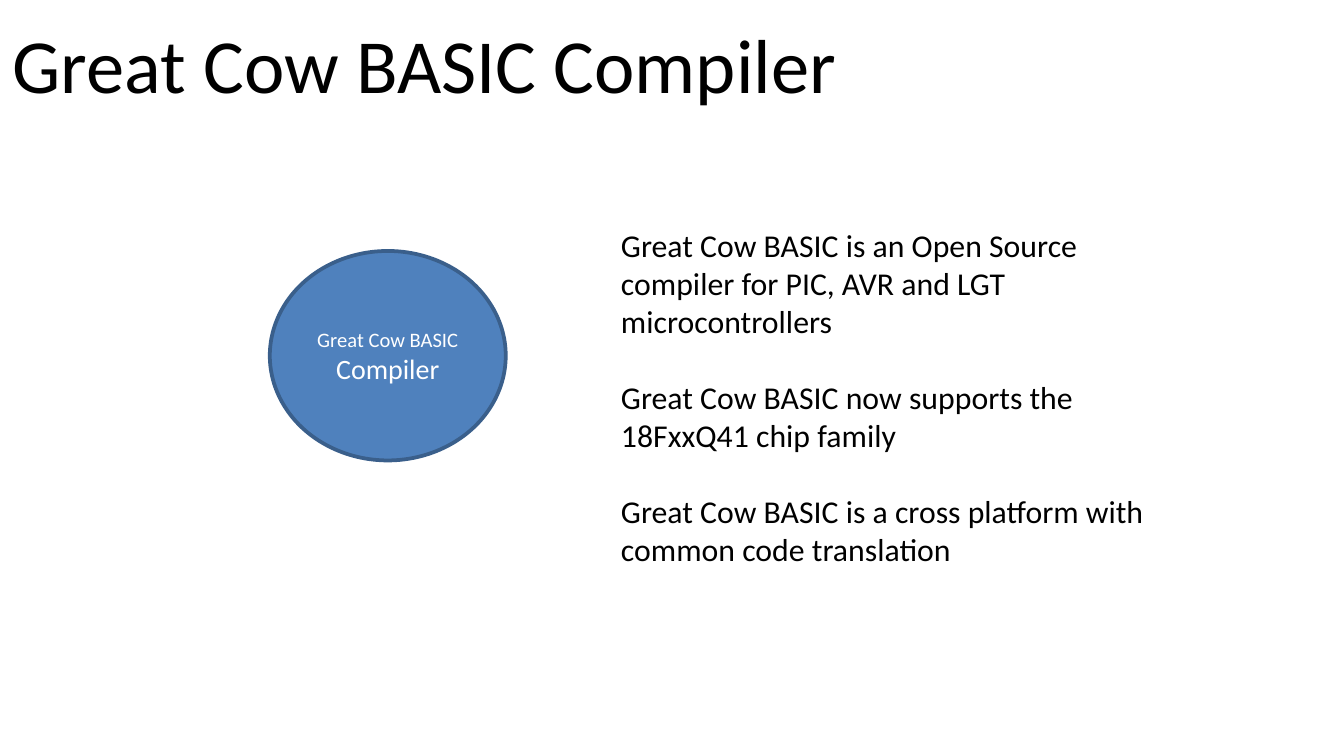
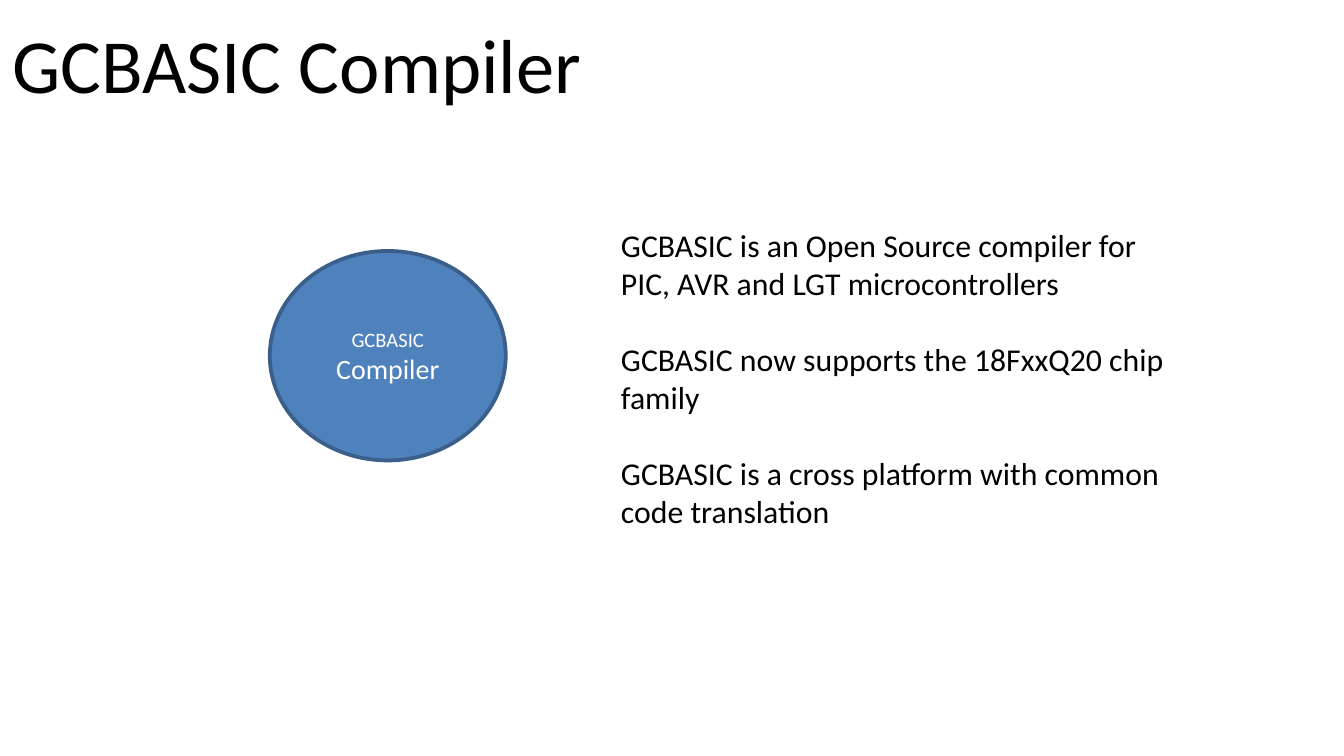
Before and after one commit to GreatCowBASIC/Demonstration_Sources, a slide deck: slide 5 of Vendor_Boards/Great_Cow_Basic_Demo_Board/18Fx6q20_ChipRange_Demonstrations/tutorials/GCbASIC_Part20_Summary.pptx (slide 4 before the commit). Drawn at 1344x756 pixels with LibreOffice and Linux fonts; fonts in the diff are those of the drawing. Boxes give left, top, right and bottom in pixels: in the first picture for what was removed or moved away, otherwise in the second. Text is boxed around its words. In the diff, an @@ line names an element or a change of style, - is before the commit and + after.

```diff
--- a/Vendor_Boards/Great_Cow_Basic_Demo_Board/18Fx6q20_ChipRange_Demonstrations/tutorials/GCbASIC_Part20_Summary.pptx
+++ b/Vendor_Boards/Great_Cow_Basic_Demo_Board/18Fx6q20_ChipRange_Demonstrations/tutorials/GCbASIC_Part20_Summary.pptx
@@ title at bbox=[12, 40, 581, 106]: text changed @@
-Great Cow BASIC Compiler
+GCBASIC Compiler
@@ text at bbox=[621, 235, 1163, 524]: text changed @@
-Great Cow BASIC is an Open Source compiler for PIC, AVR and LGT microcontrollers
-Great Cow BASIC now supports the 18FxxQ41 chip family
-Great Cow BASIC is a cross platform with common code translation
+GCBASIC is an Open Source compiler for PIC, AVR and LGT microcontrollers
+GCBASIC now supports the 18FxxQ20 chip family
+GCBASIC is a cross platform with common code translation
@@ text in ellipse at bbox=[336, 333, 439, 384]: text changed; size 11 to 15 pt @@
-Great Cow BASIC Compiler
+GCBASIC Compiler
```
Also in this commit, not shown: 5 other slides changed, 3 slides added, 4 slides removed, 3 other files.
